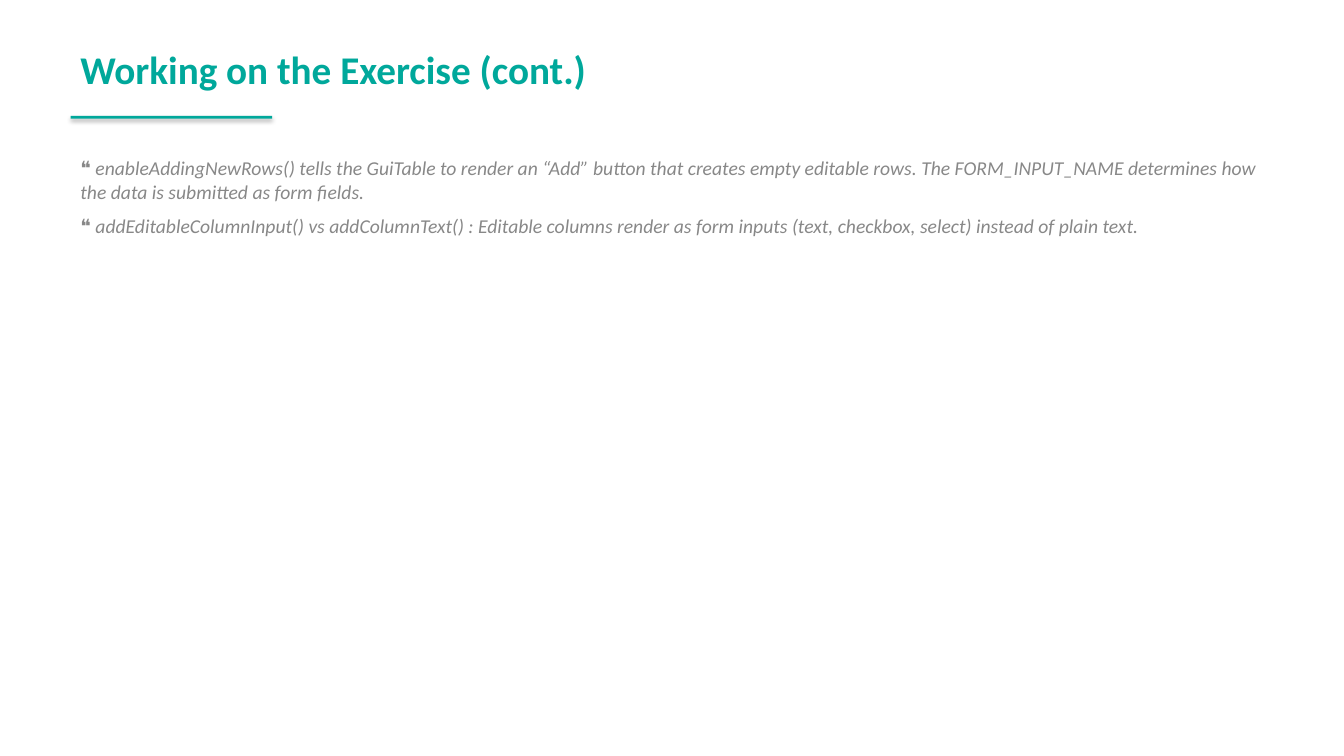
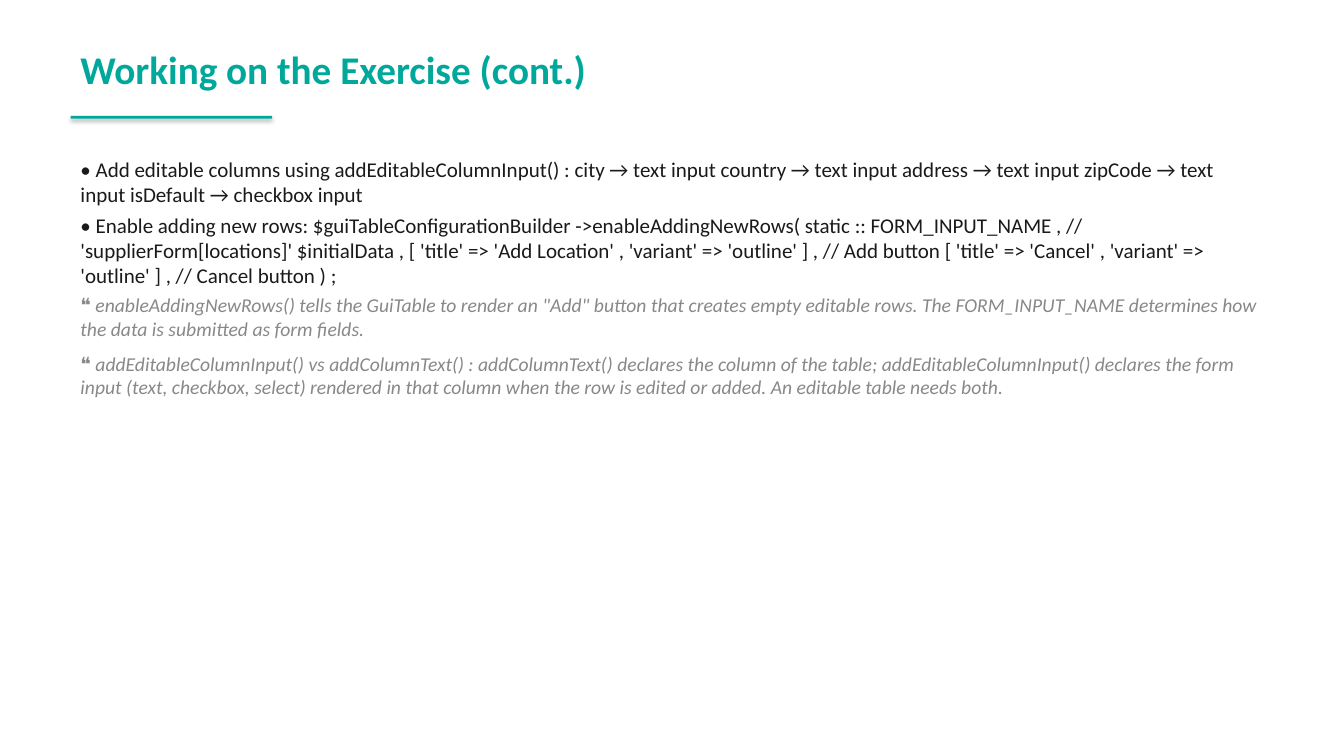
Before and after one commit to spryker-academy/instructor-exercises, a slide deck: slide 232 of guides-pptx/spryker-academy-professional.pptx (slide 216 before the commit). Drawn at 1344x756 pixels with LibreOffice and Linux fonts; fonts in the diff are those of the drawing. Boxes give left, top, right and bottom in pixels: in the first picture for what was removed or moved away, otherwise in the second. Text is boxed around its words. In the diff, an @@ line names an element or a change of style, - is before the commit and + after.

```diff
--- a/guides-pptx/spryker-academy-professional.pptx
+++ b/guides-pptx/spryker-academy-professional.pptx
@@ text at (80,162,1256,397): text changed; size 14 to 15 pt; text colour #888888 to #1A1A1A; italic off @@
-❝ enableAddingNewRows() tells the GuiTable to render an “Add” button that creates empty editable rows. The FORM_INPUT_NAME determines how the data is submitted as form fields.
-❝ addEditableColumnInput() vs addColumnText() : Editable columns render as form inputs (text, checkbox, select) instead of plain text.
+• Add editable columns using addEditableColumnInput() : city → text input country → text input address → text input zipCode → text input isDefault → checkbox input
+• Enable adding new rows: $guiTableConfigurationBuilder ->enableAddingNewRows( static :: FORM_INPUT_NAME , // 'supplierForm[locations]' $initialData , [ 'title' => 'Add Location' , 'variant' => 'outline' ] , // Add button [ 'title' => 'Cancel' , 'variant' => 'outline' ] , // Cancel button ) ;
+❝ enableAddingNewRows() tells the GuiTable to render an "Add" button that creates empty editable rows. The FORM_INPUT_NAME determines how the data is submitted as form fields.
+❝ addEditableColumnInput() vs addColumnText() : addColumnText() declares the column of the table; addEditableColumnInput() declares the form input (text, checkbox, select) rendered in that column when the row is edited or added. An editable table needs both.
```
Also in this commit, not shown: 12 other slides changed, 16 slides added, 11 other files.
